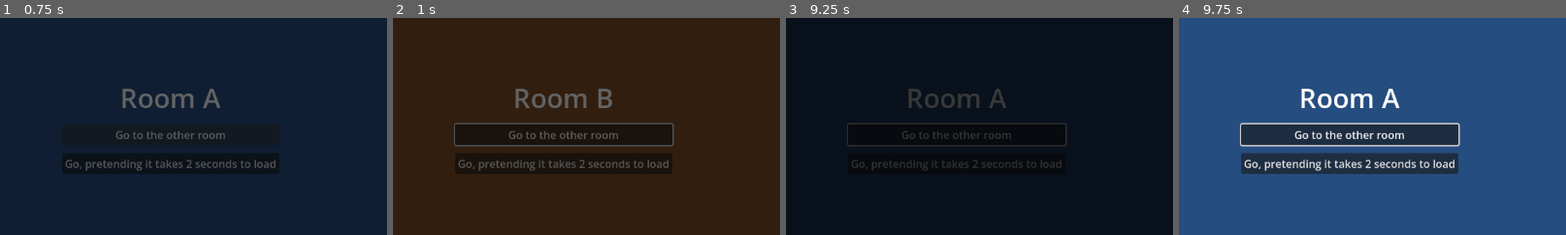
Above: before the commit, frames 1-4 (left to right).
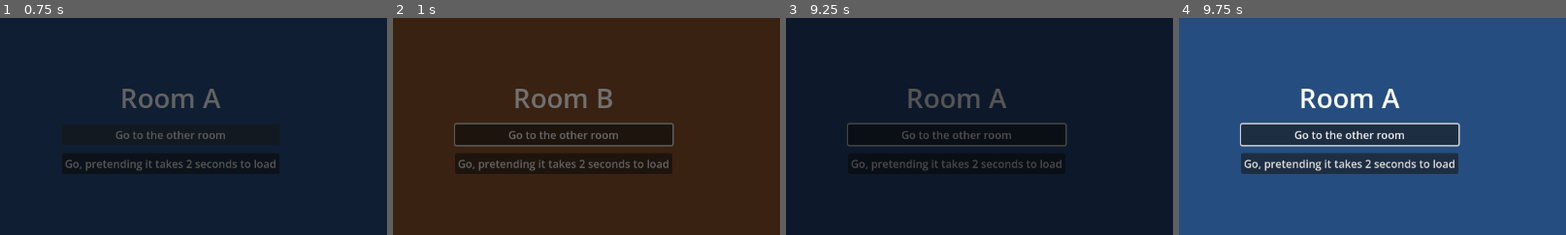
Above: after the commit, the same moments.

Repository: xcwds/Godot-Cookbook
Game: Godot game, scene res://recipes/scene_transition/demo.tscn
The game is run twice, just before and just after one commit, with the same random seed, the same clock (stepped at 60 frames per second) and the same inputs. This scene is started directly instead of the project's main scene.
Inputs (mouse positions are % of the whole screen's width and height, from its top left):
- Up to frame 1 (0.75 s): click "Go to the other room" at 0.5 s
- Up to frame 2 (1 s): no input
- Up to frame 3 (9.25 s): click "Go to the other room" at 1.25 s; click "Go to the other room" at 2 s; click "Go to the other room" at 2.75 s; tap Enter (ui_accept) at 3.5, 5.75 s; move the mouse to (72, 45) at 3.52 s; hold D (move_right) 3.53-4.28 s; right-click (72, 45) at 3.6 s; click (72, 45) at 3.67 s; tap Space (jump) at 3.77, 4.52, 6.02, 6.77 s; move the mouse to (30, 55) at 4.27 s; hold S (move_down) 4.28-5.03 s; tap Ctrl (crouch) at 4.35 s; move the mouse to (60, 28) at 5.02 s; hold D (move_right) 5.03-5.78 s; tap Shift (dash) at 5.1 s; move the mouse to (45, 70) at 5.77 s; hold W (move_up) 5.78-6.53 s; tap E (interact) at 5.85 s; click (45, 70) at 5.92 s; move the mouse to (80, 65) at 6.52 s; hold A (move_left) 6.53-8.03 s; tap Tab (lock_on) at 6.6 s; move the mouse to (20, 35) at 7.27 s; tap Down (look_down) at 7.35 s; move the mouse to (55, 50) at 8.02 s; hold S (move_down) 8.03-8.78 s; tap Left (look_left) at 8.1 s; click (55, 50) at 8.17 s; move the mouse to (35, 25) at 8.77 s; hold D (move_right) from 8.78 s (still down); tap Right (look_right) at 8.85 s
- Up to frame 4 (9.75 s): move the mouse to (72, 45) at 9.52 s; release D (move_right) at 9.53 s; hold W (move_up) from 9.53 s (still down); tap Up (look_up) at 9.6 s
The pictures show only the part of the screen within x 28-78%, y 25-75%; the shares and areas given below are measured in that part.

Frame 1 is identical in both runs. In frame 3, 0.7% of the frame differs, in the area x 30-71%, y 32-68%; in frame 4, nothing differs.

Commit message:
Let scene_transition find its scene wherever its folder is
SceneTransition loaded its scene from a hard-coded
res://recipes/scene_transition/ path. It survived tools/cookbook add only
because the CLI rewrites scripts too; moving the folder afterwards, or
copying it by hand as the README describes, broke it.

- get_scene_path() resolves the scene next to the script, and the scene
  references its script by uid, so the folder can be moved with no edits.
- The transition waits for SceneTree.scene_changed (checked on 4.7.2: it
  fires once the new scene is current and ready) instead of two frames,
  and fails cleanly if the scene cannot be opened.
- tools/check.sh repo fails for a recipe script (other than demo*) that
  contains res://recipes/.
- tools/check.sh cli adds scene_transition, moves its folder, and runs a
  transition from the new place.
- README and the recipe contract say scripts carry no paths.

Closes #11

Co-Authored-By: Claude Opus 5.5 <noreply@anthropic.com>
Claude-Session: https://claude.ai/code/session_01HKHK75KEmQJrmQ5S3snaRA

Diff:
--- a/recipes/scene_transition/scene_transition.gd
+++ b/recipes/scene_transition/scene_transition.gd
@@ -13,7 +13,8 @@
 ## Emitted if the scene could not be loaded. The old scene stays.
 signal failed
 
-const SCENE_PATH := "res://recipes/scene_transition/scene_transition.tscn"
+## The transition scene, next to this script wherever the recipe was copied.
+const SCENE_FILE := "scene_transition.tscn"
 const NODE_NAME := "SceneTransition"
 
 ## Seconds for each fade.
@@ -36,11 +37,18 @@
 	var running := tree.root.get_node_or_null(NODE_NAME) as SceneTransition
 	if running != null:
 		return running
-	var transition: SceneTransition = load(SCENE_PATH).instantiate()
+	var transition: SceneTransition = load(get_scene_path()).instantiate()
 	transition.name = NODE_NAME
 	tree.root.add_child(transition)
 	transition._run(path, minimum_load_time)
 	return transition
+
+
+## Where [constant SCENE_FILE] is: in the folder of this script, so the recipe
+## keeps working when its folder is moved or copied by hand.
+static func get_scene_path() -> String:
+	var script: Script = SceneTransition
+	return script.resource_path.get_base_dir().path_join(SCENE_FILE)
 
 
 func _ready() -> void:
@@ -63,10 +71,14 @@
 
 	var tree := get_tree()
 	tree.paused = false
-	tree.change_scene_to_packed(packed)
-	# The new scene is added at the end of the frame; let it get ready.
-	await tree.process_frame
-	await tree.process_frame
+	if tree.change_scene_to_packed(packed) != OK:
+		push_error("SceneTransition: could not open '%s'." % path)
+		await _fade(0.0)
+		failed.emit()
+		queue_free()
+		return
+	# Emitted once the new scene is the current one and is ready.
+	await tree.scene_changed
 
 	_progress.hide()
 	await _fade(0.0)
Not shown: 1 places in recipes/scene_transition/scene_transition.tscn that only renumber resources
Not shown, changed: docs/recipe_contract.md
Not shown, changed: tools/check.sh
